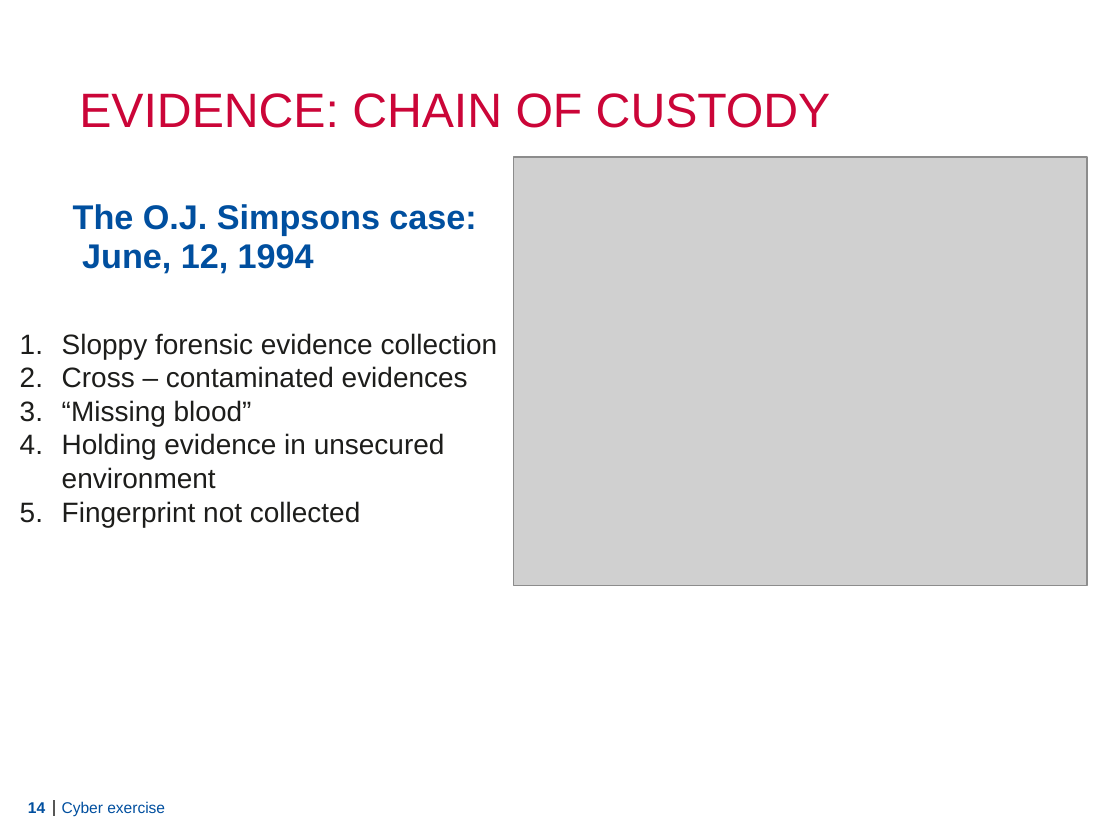
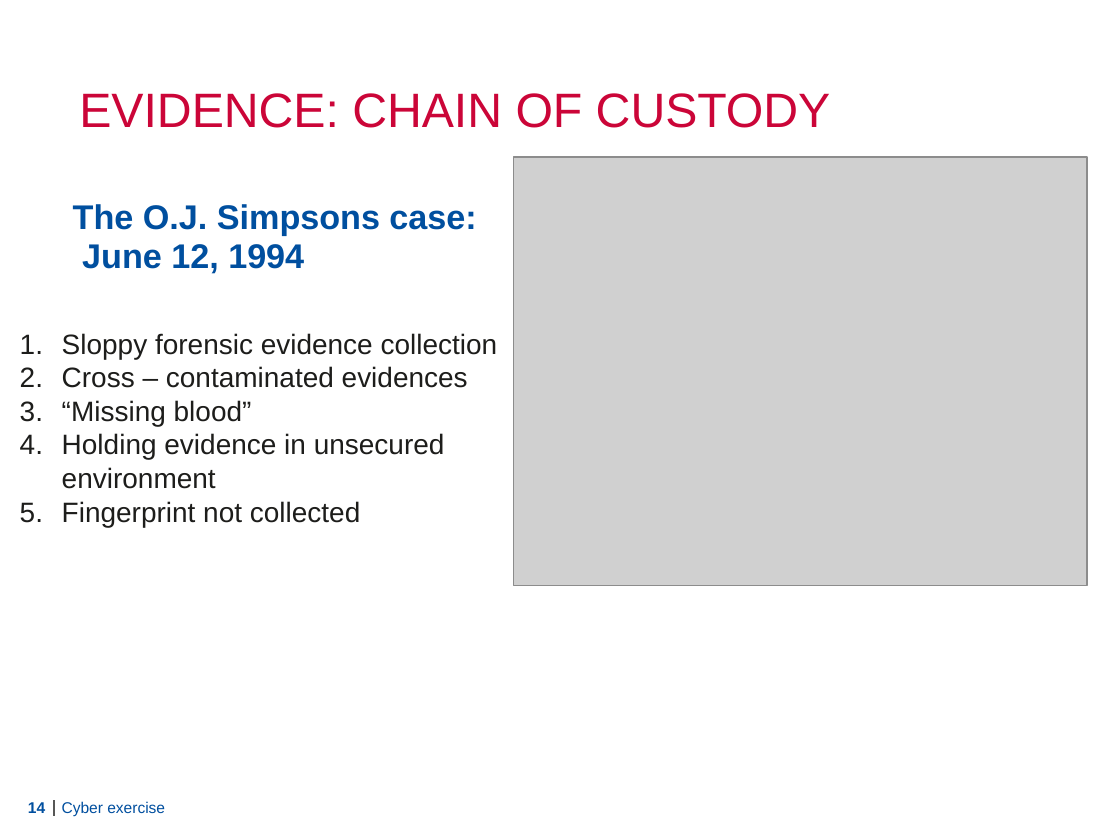
Before and after one commit to Lensver65/ESDC-BP, a slide deck: slide 14 of Cyber exercise.pptx. Drawn at 1120x840 pixels with LibreOffice and Linux fonts; fonts in the diff are those of the drawing; grey boxes stand for pictures; background and template pictures are left out. Boxes give left, top, right and bottom in pixels: in the first picture for what was removed or moved away, otherwise in the second. Text is boxed around its words. In the diff, an @@ line names an element or a change of style, - is before the commit and + after.

```diff
--- a/Cyber exercise.pptx
+++ b/Cyber exercise.pptx
@@ text at bbox=[73, 204, 476, 274]: text changed @@
-The O.J. Simpsons case:
-June, 12, 1994
+The O.J. Simpsons case:
+June 12, 1994
```
Also in this commit, not shown: 4 other slides changed, 3 slides added, 1 slide removed, 1 other file.
